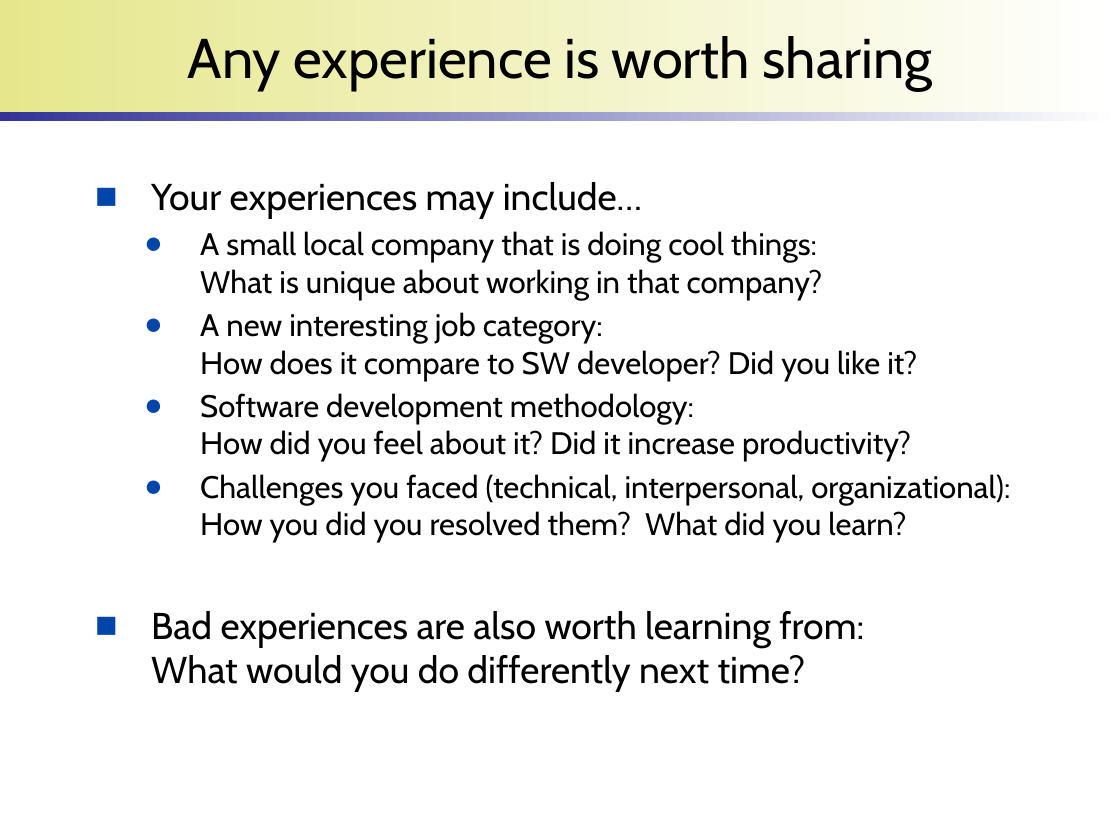
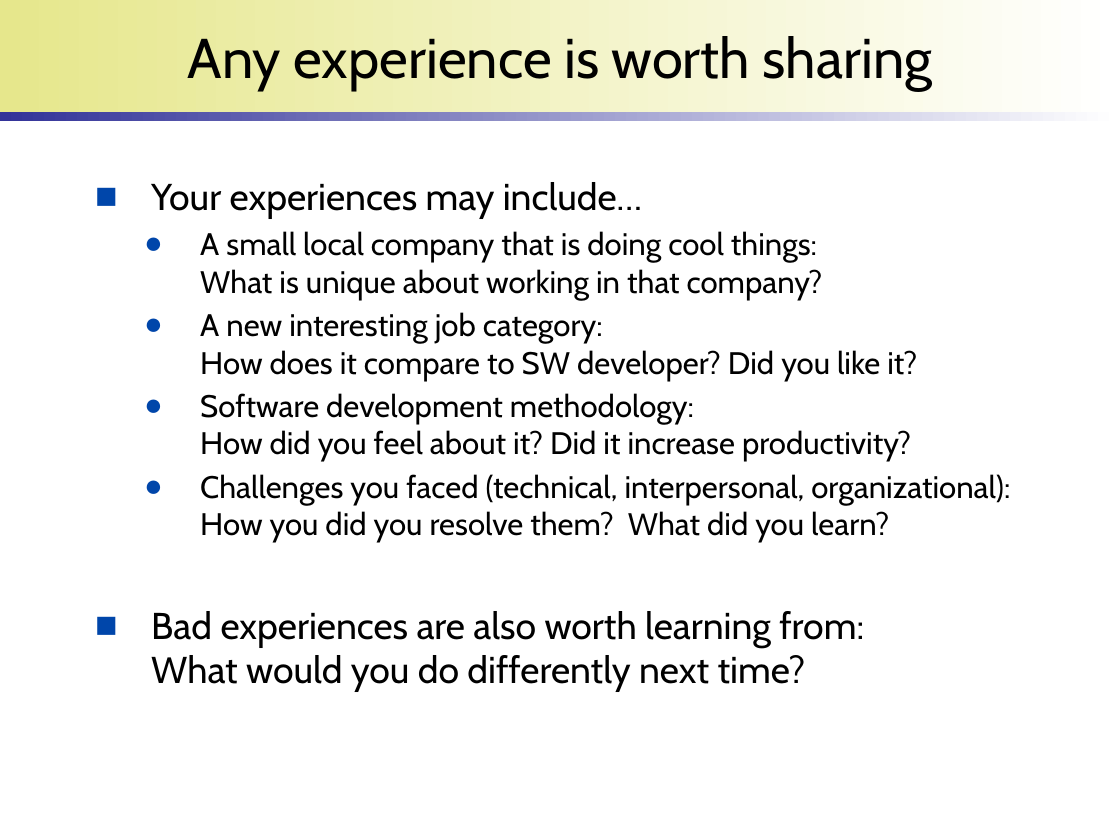
Before and after one commit to wonsunahn/Capstone_Fall2022, a slide deck: slide 7 of lectures/introduction-internship.pptx. Drawn at 1120x840 pixels with LibreOffice and Linux fonts; fonts in the diff are those of the drawing; background and template pictures are left out. Boxes give left, top, right and bottom in pixels: in the first picture for what was removed or moved away, otherwise in the second. Text is boxed around its words. In the diff, an @@ line names an element or a change of style, - is before the commit and + after.

```diff
--- a/lectures/introduction-internship.pptx
+++ b/lectures/introduction-internship.pptx
@@ text at (200, 474, 1010, 543): text changed @@
-  ● Challenges you faced (technical, interpersonal, organizational):
-    How you did you resolved them? What did you learn?
+  ● Challenges you faced (technical, interpersonal, organizational):
+    How you did you resolve them? What did you learn?
```
Also in this commit, not shown: 8 other slides changed.
